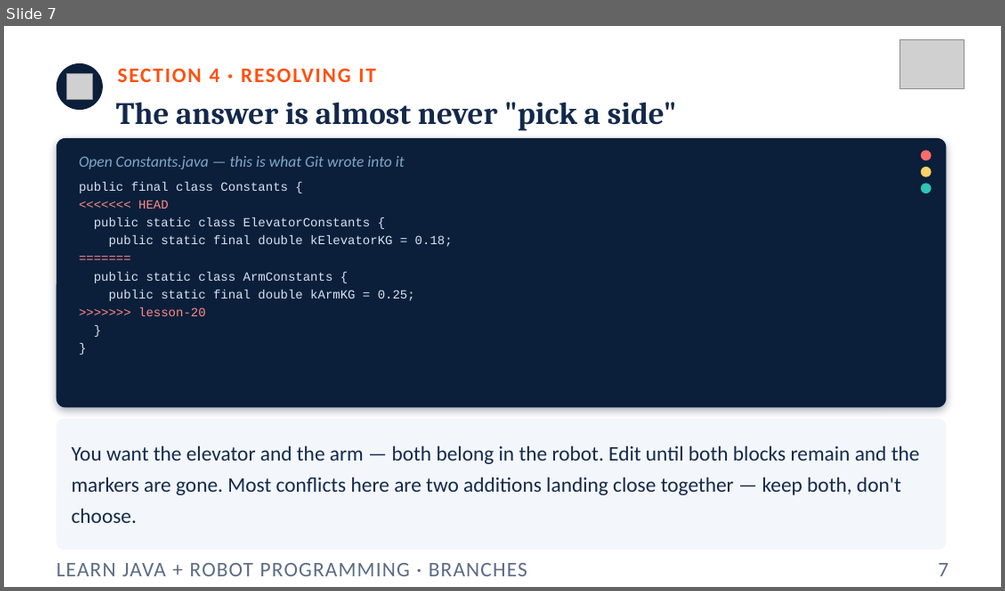
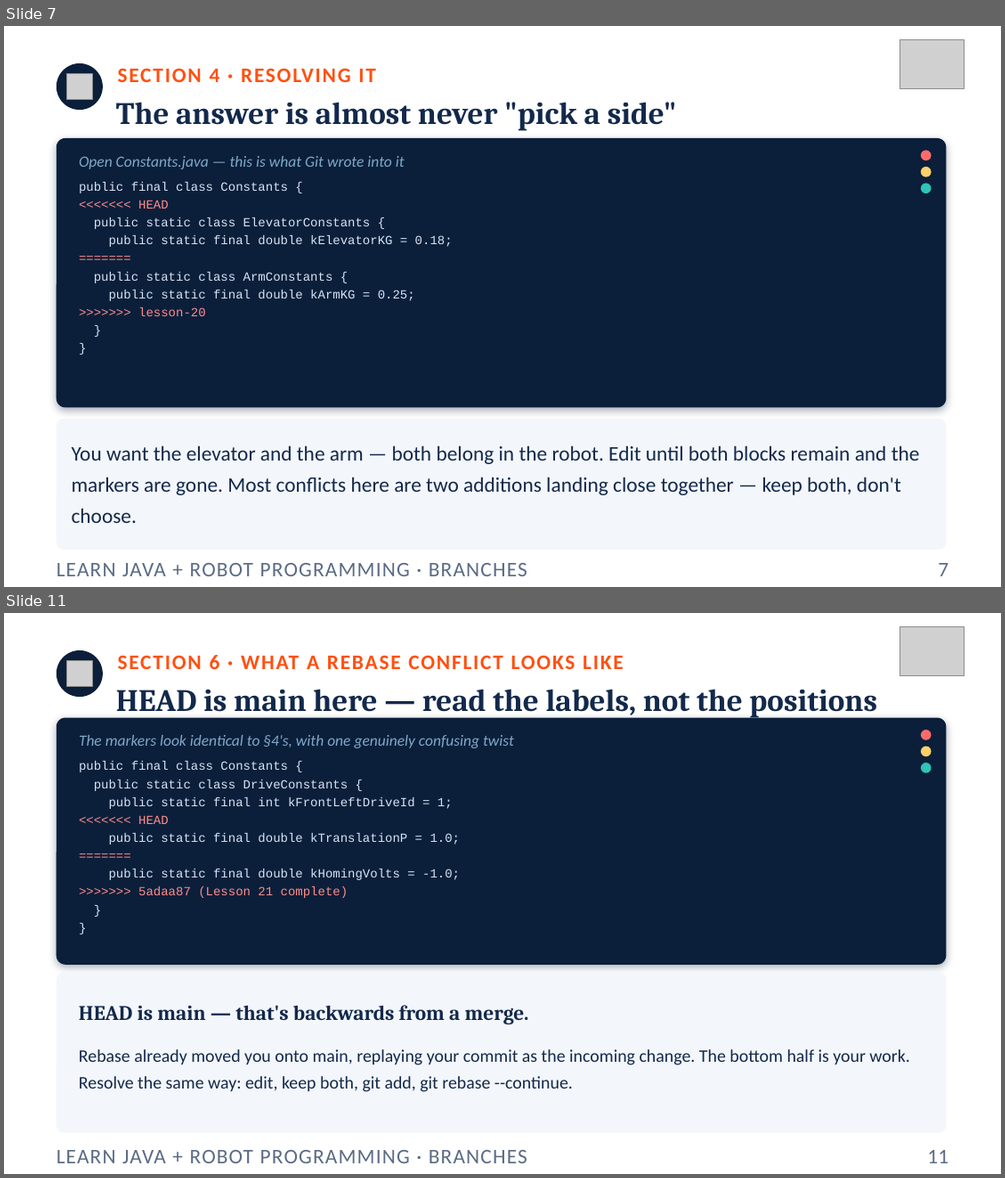
Before and after one commit to FRC5010/BasicRobotLessons, a slide deck: docs/presentations/v3/aside-git-branching.pptx. Shown one above the other, each under a label of ours: slide 7 before the commit, slides 7 and 11 after it; the slides between them are not shown. The pictures are 1005x591 and 1005x1178 pixels, drawn with LibreOffice and Linux fonts; fonts in the diff are those of the drawing; grey boxes stand for pictures. Boxes give left, top, right and bottom in pixels: in the first picture for what was removed or moved away, otherwise in the second. Text is boxed around its words. In the diff, an @@ line names an element or a change of style, - is before the commit and + after.

```diff
--- a/docs/presentations/v3/aside-git-branching.pptx
+++ b/docs/presentations/v3/aside-git-branching.pptx
@@ slide 11 added at <box>4,613,1001,1174</box>, background #FFFFFF @@
@@ picture added at <box>900,626,963,676</box> @@
@@ ellipse added at <box>57,650,103,697</box>, fill #0B1F3A @@
@@ picture added at <box>67,661,92,686</box> @@
@@ text added at <box>118,655,623,669</box>, 20 pt, text #FF5010, bold @@
+SECTION 6 · WHAT A REBASE CONFLICT LOOKS LIKE
@@ text added at <box>116,689,877,717</box>, 30 pt, text #13294B, bold @@
+HEAD is main here — read the labels, not the positions
@@ rounded rectangle added at <box>57,718,947,965</box>, fill #0B1F3A @@
@@ text added at <box>79,735,514,748</box>, 15 pt, text #7FA8C9, italic @@
+The markers look identical to §4's, with one genuinely confusing twist
@@ ellipse added at <box>921,730,931,740</box>, fill #FF6B6B @@
@@ text added at <box>79,761,461,898</box>, 12 pt, text #D7E3F4 @@
+public final class Constants {
+public static class DriveConstants {
+public static final int kFrontLeftDriveId = 1;
+<<<<<<< HEAD
+public static final double kTranslationP = 1.0;
+=======
+public static final double kHomingVolts = -1.0;
+>>>>>>> 5adaa87 (Lesson 21 complete)
+}
+}
@@ ellipse added at <box>921,747,931,756</box>, fill #FFD166 @@
@@ ellipse added at <box>921,763,931,773</box>, fill #2EC4B6 @@
@@ rounded rectangle added at <box>57,972,947,1133</box>, fill #F3F6FA @@
@@ text added at <box>79,1005,529,1024</box>, 20 pt, text #13294B, bold @@
+HEAD is main — that's backwards from a merge.
@@ text added at <box>79,1049,909,1092</box>, 17 pt, text #13294B @@
+Rebase already moved you onto main, replaying your commit as the incoming change. The bottom half is your work. Resolve the same way: edit, keep both, git add, git rebase --continue.
@@ text added at <box>57,1150,527,1163</box>, 20 pt, text #5B6B84 @@
+LEARN JAVA + ROBOT PROGRAMMING · BRANCHES
@@ text added at <box>927,1150,948,1163</box>, 20 pt, text #5B6B84 @@
+11
```
Also in this commit, not shown: 5 slides changed, 1 other slide added, 1 other file.
